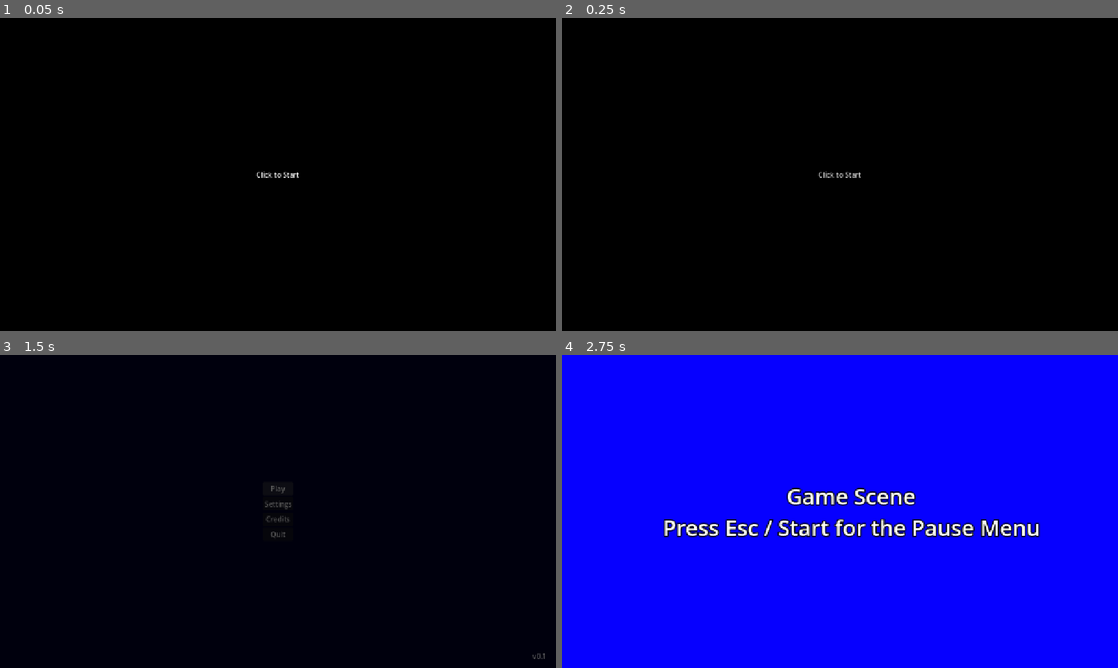
Above: before the commit, frames 1-4 (two rows, left to right).
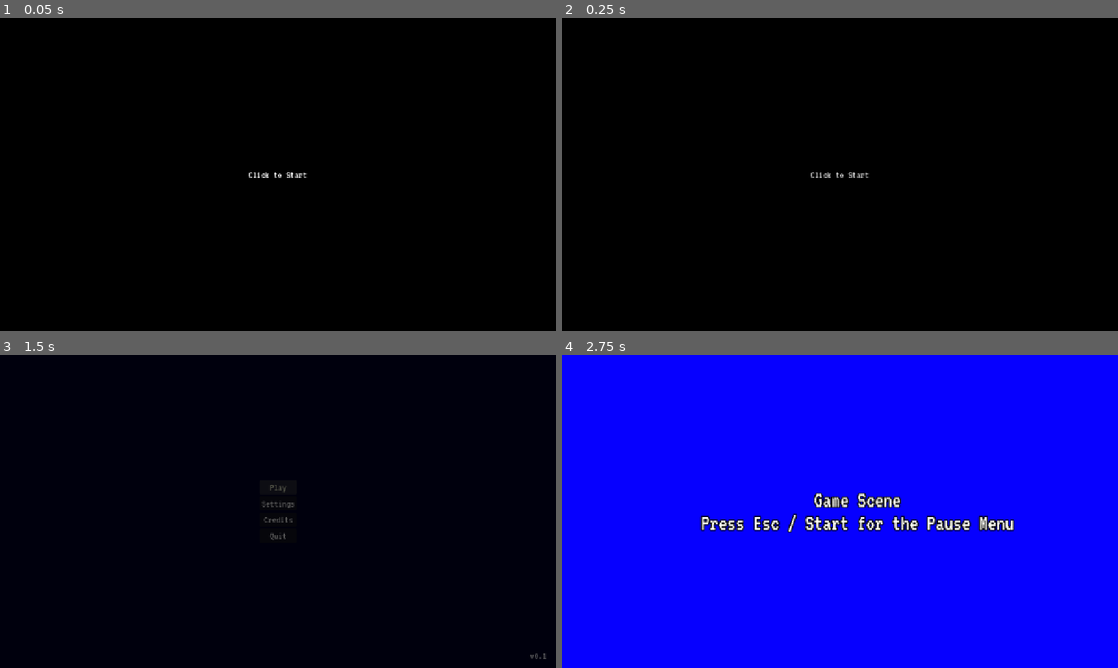
Above: after the commit, the same moments.

Repository: JeremyMarkWilcox/GodotJamBase
Game: Godot game, scene res://core/ui/boot.tscn
Same seed, same stepped clock (60 frames per second), same inputs: the game is played once before the commit and once after it. Sound files missing from this copy of the repository are replaced by a short silence.
Inputs (mouse positions are in pixels of both pictures, inside the frame that each line leads up to):
- Up to frame 1 (0.05 s): no input
- Up to frame 2 (0.25 s): no input
- Up to frame 3 (1.5 s): tap Enter at 0.5 s; move the mouse to (400, 495) at 0.52 s; hold Right (ui_right) 0.53-1.25 s; click (400, 495) at 0.67 s; click "Play" at 1.25 s
- Up to frame 4 (2.75 s): move the mouse to (728, 527) at 2.02 s; hold Down (ui_down) from 2.03 s (still down)

The runs differ from the first frame. In frame 1, 0.1% of the frame differs, in the area x 44-56%, y 48-52%; in frame 2, 0.1%; in frame 3, 0.2%; in frame 4, 4.3%, in the area x 18-86%, y 42-59%.

Commit message:
Added a font style

Diff:
--- a/core/autoloads/menu_manager.gd
+++ b/core/autoloads/menu_manager.gd
@@ -60,6 +60,7 @@
 func close_all() -> void:
 	for menu in _stack:
 		menu.close()
+		menu.last_focus = null
 	_stack.clear()
 	_update_pause()
 
--- /dev/null
+++ b/core/theme/base_theme.tres
@@ -0,0 +1,12 @@
+[gd_resource type="Theme" format=3 uid="uid://big3vhu7k1hbb"]
+
+[ext_resource type="FontFile" uid="uid://dl8fqw0cfdgm3" path="res://assets/textfiles/VT323-Regular.ttf" id="1_4fc2r"]
+
+[resource]
+default_font = ExtResource("1_4fc2r")
+default_font_size = 24
+Button/colors/font_disabled_color = Color(0, 0, 0, 0.6745098)
+Button/colors/font_focus_color = Color(0.9320523, 0.9493074, 0.52813584, 0.42745098)
+Button/colors/font_hover_color = Color(0.9135668, 0.92796046, 0.78696847, 1)
+Button/colors/font_hover_pressed_color = Color(0.9747469, 0.9278603, 0.7586869, 1)
+Button/colors/font_pressed_color = Color(0.827451, 1, 0.8117647, 1)
--- a/core/ui/title.tscn
+++ b/core/ui/title.tscn
@@ -4,7 +4,7 @@
 [ext_resource type="AudioStream" uid="uid://bjtpqornf3g4s" path="res://assets/sounds/music/Deified - The Grey Room _ Density & Time.mp3" id="2_4snhl"]
 [ext_resource type="PackedScene" uid="uid://dr52lc4bvyyj7" path="res://core/ui/settings_menu.tscn" id="2_fepre"]
 [ext_resource type="PackedScene" uid="uid://ddt1m8s6wg7ju" path="res://core/ui/credits.tscn" id="4_q06yk"]
-[ext_resource type="PackedScene" uid="uid://cniox0c88ga5l" path="res://controls_menu.tscn" id="5_f8y5p"]
+[ext_resource type="PackedScene" uid="uid://cniox0c88ga5l" path="res://core/ui/controls_menu.tscn" id="5_f8y5p"]
 
 [node name="Title" type="Control" unique_id=1641629483 node_paths=PackedStringArray("play_button", "settings_button", "credits_button", "quit_button", "settings_menu", "credits_menu", "version_label")]
 layout_mode = 3
--- a/game/Game.tscn
+++ b/game/Game.tscn
@@ -7,7 +7,7 @@
 [ext_resource type="PackedScene" uid="uid://cyyymtcnpcy60" path="res://core/ui/end_screen.tscn" id="5_adwu5"]
 [ext_resource type="AudioStream" uid="uid://b8d08d24ieooh" path="res://assets/sounds/music/Kayak - The Grey Room _ Density & Time.mp3" id="6_knu3h"]
 [ext_resource type="AudioStream" uid="uid://c476cpsaki108" path="res://assets/sounds/music/game_over.ogg" id="7_1vmna"]
-[ext_resource type="PackedScene" uid="uid://cniox0c88ga5l" path="res://controls_menu.tscn" id="8_wmqhs"]
+[ext_resource type="PackedScene" uid="uid://cniox0c88ga5l" path="res://core/ui/controls_menu.tscn" id="8_wmqhs"]
 
 [sub_resource type="LabelSettings" id="LabelSettings_ra2i3"]
 font_size = 50
--- a/project.godot
+++ b/project.godot
@@ -40,6 +40,10 @@
 window/stretch/mode="canvas_items"
 window/stretch/aspect="expand"
 
+[gui]
+
+theme/custom="uid://big3vhu7k1hbb"
+
 [input]
 
 ui_accept={
Not shown, added: assets/textfiles/OFL.txt
Binary file added: assets/textfiles/VT323-Regular.ttf
Not shown, added: assets/textfiles/VT323-Regular.ttf.import
Renamed: controls_menu.tscn -> core/ui/controls_menu.tscn
Not shown, changed: export_presets.cfg
Not shown, changed: README.md
Not shown, added: docs/NEW_JAM_CHECKLIST.md
Not shown, added: docs/TEMPLATE_GUIDE.md
